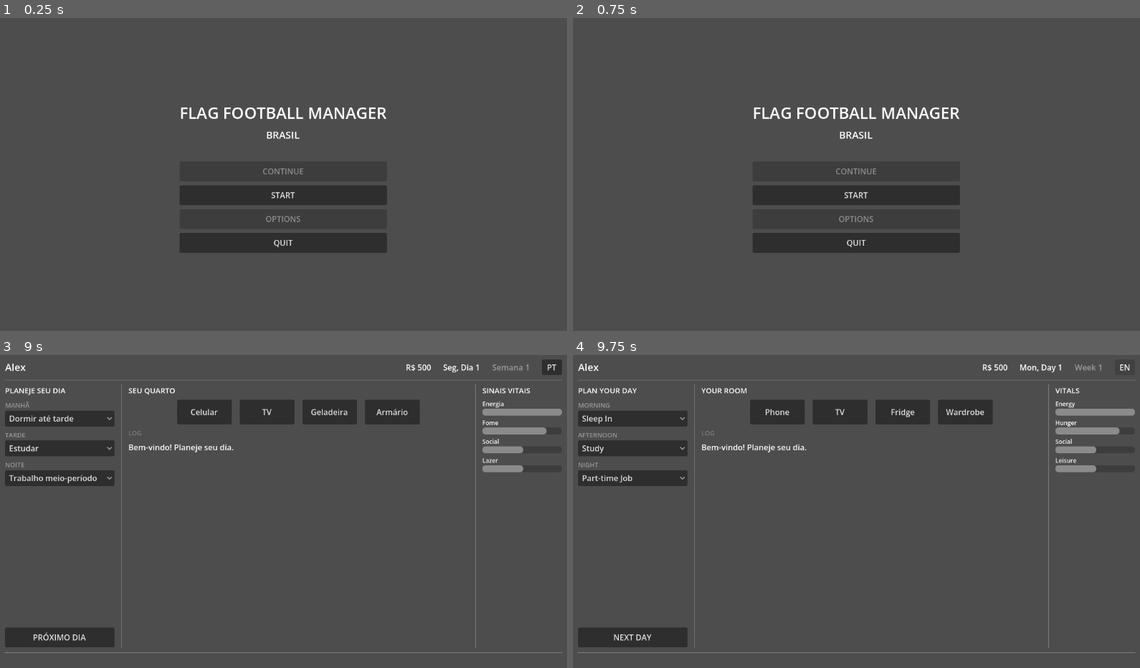
Above: before the commit, frames 1-4 (two rows, left to right).
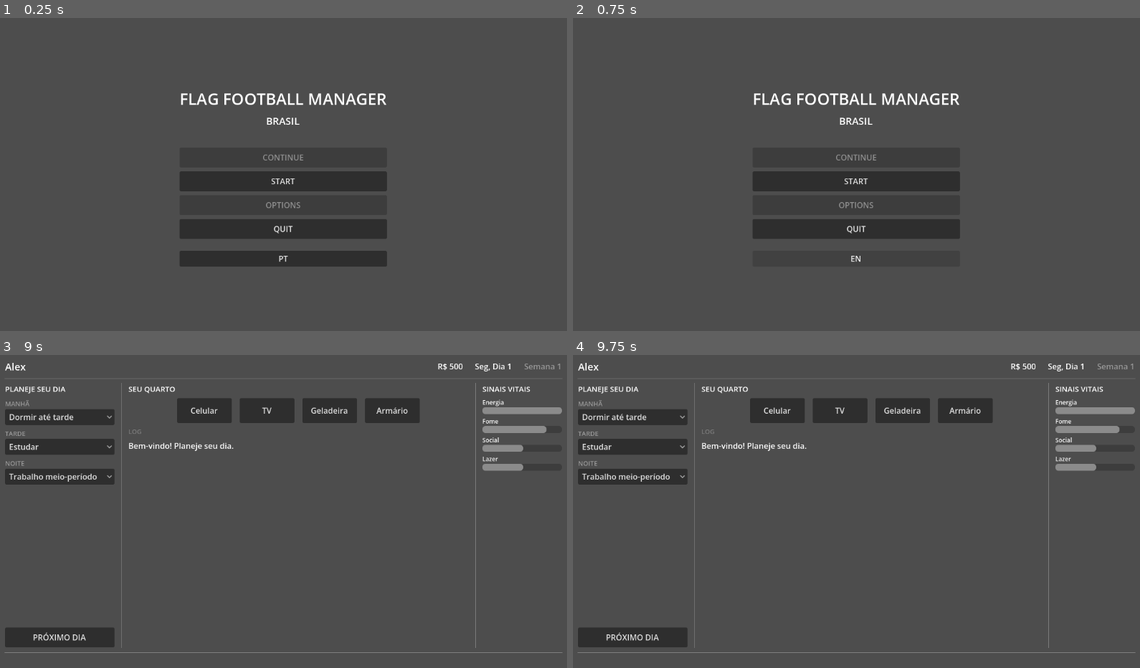
Above: after the commit, the same moments.

Repository: Slaxis/FlagFootballManager
Game: Godot game, scene res://engine/game/game.tscn
The game is run twice, just before and just after one commit, with the same random seed, the same clock (stepped at 60 frames per second) and the same inputs.
Inputs (mouse positions are in pixels of both pictures, inside the frame that each line leads up to):
- Up to frame 1 (0.25 s): no input
- Up to frame 2 (0.75 s): click (856, 259) at 0.5 s, where only the run after the commit has a clickable "PT"
- Up to frame 3 (9 s): click (283, 596) at 1.25 s, where only the run after the commit has a clickable "EN"; click "START" at 2 s; click (283, 508) at 2.75 s; click "OK" at 3.5 s; click (493, 373) at 4.27 s; type "Alex" at 4.35 s; click "PLAYER" at 5 s; click "M" at 5.75 s; click "F" at 6.5 s; click "·" at 7.25 s; click "START" at 8 s; click "SKIP" at 8.75 s
- Up to frame 4 (9.75 s): click (1122, 367) at 9.5 s, where only the run before the commit has a clickable "PT"

The runs differ from the first frame. In frame 1, 5.8% of the frame differs, in the area x 31-69%, y 24-80%; in frame 2, 4.3%; in frame 3, 3.0%; in frame 4, 3.2%.

Commit message:
fix: move language toggle to title screen, remove from home
Language button belongs on the main menu (title screen) so the player
picks language before starting. Removed the duplicate from player home.

Co-Authored-By: Claude Opus 4.6 (1M context) <noreply@anthropic.com>

Diff:
--- a/game/modules/brasil_2026/ui/main_menu/main_menu.gd
+++ b/game/modules/brasil_2026/ui/main_menu/main_menu.gd
@@ -2,10 +2,13 @@
 
 @onready var btn_start: Button = $Center/VBox/BtnStart
 @onready var btn_quit: Button = $Center/VBox/BtnQuit
+@onready var btn_lang: Button = $Center/VBox/BtnLang
 
 func _ready() -> void:
 	btn_start.pressed.connect(_on_start_pressed)
 	btn_quit.pressed.connect(_on_quit_pressed)
+	btn_lang.pressed.connect(_on_lang_toggle)
+	btn_lang.text = I18n.lang.to_upper()
 
 func _on_start_pressed() -> void:
 	var scene: PackedScene = The.ui("module_select")
@@ -14,3 +17,8 @@
 
 func _on_quit_pressed() -> void:
 	get_tree().quit()
+
+func _on_lang_toggle() -> void:
+	var next_lang: String = "pt" if I18n.lang == "en" else "en"
+	I18n.set_lang(next_lang)
+	btn_lang.text = I18n.lang.to_upper()
--- a/game/modules/brasil_2026/ui/main_menu/main_menu.tscn
+++ b/game/modules/brasil_2026/ui/main_menu/main_menu.tscn
@@ -60,3 +60,12 @@
 layout_mode = 2
 custom_minimum_size = Vector2(280, 40)
 text = "QUIT"
+
+[node name="LangSpacer" type="Control" parent="Center/VBox"]
+layout_mode = 2
+custom_minimum_size = Vector2(0, 8)
+
+[node name="BtnLang" type="Button" parent="Center/VBox"]
+layout_mode = 2
+custom_minimum_size = Vector2(280, 32)
+text = "PT"
--- a/game/modules/brasil_2026/ui/player_home/player_home.gd
+++ b/game/modules/brasil_2026/ui/player_home/player_home.gd
@@ -50,8 +50,6 @@
 @onready var day_label: Label = $Margin/VBox/TopBar/DayLabel
 @onready var week_label: Label = $Margin/VBox/TopBar/WeekLabel
 @onready var player_label: Label = $Margin/VBox/TopBar/PlayerLabel
-@onready var btn_lang: Button = $Margin/VBox/TopBar/BtnLang
-
 @onready var plan_header: Label = $Margin/VBox/Content/LeftPanel/PlanHeader
 @onready var slots_panel: VBoxContainer = $Margin/VBox/Content/LeftPanel/Slots
 @onready var btn_next: Button = $Margin/VBox/Content/LeftPanel/BtnNextDay
@@ -77,18 +75,9 @@
 	_update_header()
 	_update_vitals()
 	btn_next.pressed.connect(_on_next_day)
-	btn_lang.pressed.connect(_on_lang_toggle)
 	_log(I18n.text(T_WELCOME))
 
-# --- Language toggle ---
-
-func _on_lang_toggle() -> void:
-	var next_lang: String = "pt" if I18n.lang == "en" else "en"
-	I18n.set_lang(next_lang)
-	_update_all_text()
-
 func _update_all_text() -> void:
-	btn_lang.text = I18n.lang.to_upper()
 	plan_header.text = I18n.text(T_PLAN)
 	btn_next.text = I18n.text(T_NEXT)
 	room_header.text = I18n.text(T_ROOM)
--- a/game/modules/brasil_2026/ui/player_home/player_home.tscn
+++ b/game/modules/brasil_2026/ui/player_home/player_home.tscn
@@ -55,11 +55,6 @@
 theme_override_font_sizes/font_size = 16
 theme_override_colors/font_color = Color(0.6, 0.6, 0.6, 1)
 text = "Week 1"
-
-[node name="BtnLang" type="Button" parent="Margin/VBox/TopBar"]
-layout_mode = 2
-custom_minimum_size = Vector2(40, 28)
-text = "EN"
 
 [node name="TopSep" type="HSeparator" parent="Margin/VBox"]
 layout_mode = 2
